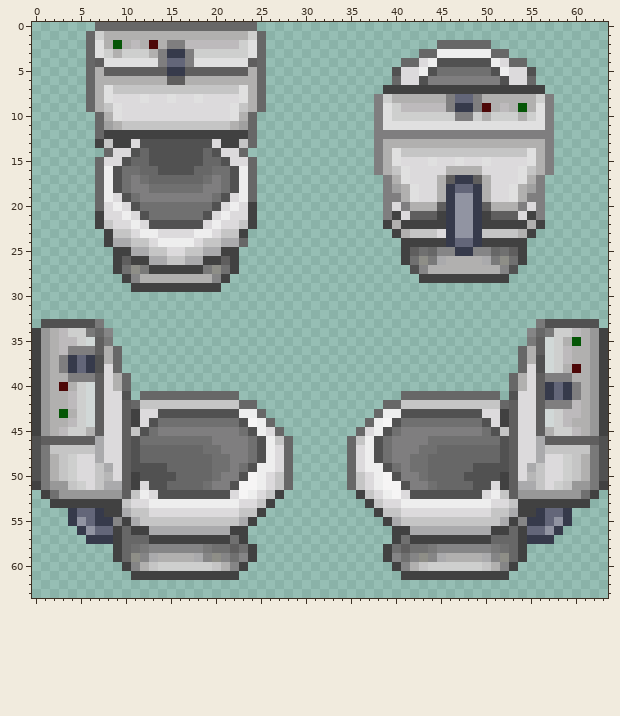
Pixel-art sprite, stored at Resources/Textures/Structures/Furniture/toilet.rsi/disposal-charging.png. Above, as it was before the edit.
The file is 64x64 pixels. Colours within 5 levels of each other are drawn and written as one.
After:
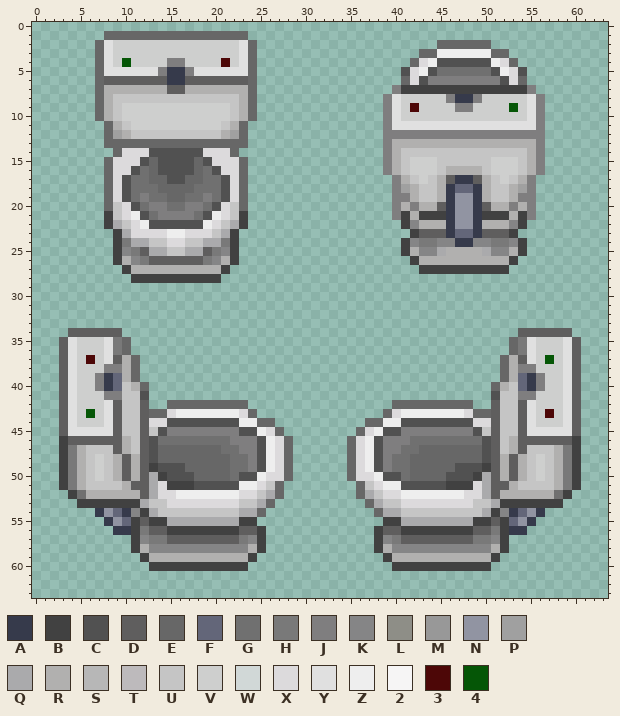
Palette (. is transparent): A #363a4b  B #414141  C #515151  D #5f5e5e  E #676767  F #636679  G #707070  H #797979  J #7f7e7f  K #858586  L #8e8e87  M #989898  N #9194a2  P #a0a0a0  Q #aaaaac  R #b1b0af  S #b7b7b7  T #bdbabc  U #c5c5c5  V #cecfce  W #d1d8d7  X #dcdadc  Y #e0e0e0  Z #eeeeee  2 #f6f5f5  3 #4d0707  4 #055606
Changes in this commit:
Changed rows in their new state; - is an unchanged pixel.
first column x 6:
 0 -..................---------------------------------
 1 ..EEEEEEEEEEEEEEEE..--------------------------------
 2 .EYVVVVVVVVVVVVVVYE.--------------------------------
 3 .EYV---VVVVV-----YE.--------------------------------
 4 .E-V4VVVVJJVVVV3V-E.---------------.------------.---
 5 .EYYYYYYJ--JYYYYYYE.--------------.C------------C.--
 6 .EDDDDDDDAADDDDDDDE.--------------.E------------E.--
 7 .ERRRRRRRDDRRRRRRRE.-------------.J--------------J.-
 8 .ERUUUUUUUUUUUUUURE.------------.JYVVVVV-AA-VVVVVYJ.
 9 .ERUVVVVVVVVVVVVURE.------------.JYV3VVVVJJVVVV4VYJ.
10 ---UVVVVVVVVVVVVU---------------.JY------VV-V---VYJ.
11 -.E--VVVVVVVVVV--E.-------------.J----------------J.
12 -.EPRUUUUUUUUUURPE.-------------.------------------.
13 -.EEEEEEEEEEEEEEEE.-------------.J----------------J.
14 --.E-XX------XX-E.--------------.JR--------------RJ.
15 -.E-XXCE----ECXX-E.-------------.JRUVVVUUUUUUVVVURJ.
16 -.EXXCG------GCXXE.-------------.JRUVVVU----UVVVURJ.
17 -.EXCG---CC---GCXE.--------------.JRUVU------UVURJ.-
18 -.EXCGG-EEEE-GGCXE.--------------.JPRUU------UURPJ.-
19 -.E----GGEEGG----E.--------------.-JRUU------UURJ-.-
20 -.EU---JJ--JJ---UE.--------------.JRJ----------JRJ.-
21 -.BUXZ--JJJJ--ZXUB.--------------.JBRBB------BBRBJ.-
22 -.BQUXZ------ZXUQB.--------------..-KRRR----RRRK-..-
23 --.BQ-XX-ZZ-XXUQB.----------------..BDDD-FF-DDDB..--
24 --.BHQQUUXXUUQQHB.------------------KHHKKAAKKHHK----
25 ----KHDQQUUQQDHK--------------------RKKQRRRRQKKR----
26 ----RKHDDDDDDHKR-------------------.BRRR----RRRB.---
27 ---.BRRRRRRRRRRB.-------------------.BBBBBBBBBB.----
28 ----.BBBBBBBBBB.---------------------..........-----
29 -----..........-------------------------------------
first column x 0:
33 -.......------------------------------------------------.......-
34 ....DDDDDD--------------------------------------------DDDDDD....
35 ...DY-VVYHE------------------------------------------EHYVV-YD...
36 ...DYVVVYHE------------------------------------------EHYVV-YD...
37 ...DYV3VYDRE----------------------------------------ERDYV4-YD...
38 ...DYVVVJJRE----------------------------------------ERJJVV-YD...
39 ...DYVVJAFRE----------------------------------------ERFAJVVYD...
40 ...DY-VJAFURE--------------------------------------ERUFAJVVYD...
41 ...DY-VVJJUUC..........------------------..........CUUJJVVVYD...
42 ...DY-VVYDUUD..EEEEEEEE-.--------------.-EEEEEEEE..DUUDYVVVYD...
43 ...DY-4VYDUUDEEXZZZZZZZXE.------------.EXZZZZZZZXEEDUUDYV3-YD...
44 ...DY-VVYDUUDXXCCCCCCCCZZE------------EZZCCCCCCCCXXDUUDYVV-YD...
45 ...DYYYYYDU-DUC--------C----------------C--------CUD-UDYYYYYD...
46 ...B---DDDRUDC------GG--J--X--------X--J--GG------CDURDDD---B...
47 ...BHR-UUDRUDC-----EEGG-J--------------J-GGEE-----CDURDUU-RHB...
48 ...BHRUVUR-RDC------EEGGJ--------------JGGEE------CDR-RUVURHB...
49 ...BHRUVUR-RDB-CC---EEG-JC------------CJ-GEE---CC-BDR-RUVURHB...
50 ...BHRUVUR-RDQB-CC--EEG-C--X--------X--C-GEE--CC-BQDR-RUVURHB...
51 ...BHRU-UURDDQXBBBCCCC-ZZXUE.------.EUXZZ-CCCCBBBXQDDRUU-URHB...
52 -...BGRRRRRRDQXXZZZZZZZXXUQE--------EQUXXZZZZZZZXXQDRRRRRRGB...-
53 --...-----BBQUUXXXXXXXXUUQE----------EQUUXXXXXXXXUUQBB-----...--
54 ----...-NFAKBQUUUUUUUUUQQE------------EQQUUUUUUUUUQBKAFN-...----
55 ----....-NFBDBBQQQQQQQQB----------------BQQQQQQQQBBDBFN-....----
56 -----....AA-HDDBBBBBBB-DDB------------BDD-BBBBBBBDDH-AA....-----
57 ------.....BKHHDDDDDDDDHKB------------BKHDDDDDDDDHHKB.....------
58 ---------..BR------KKKKKRB------------BRKKKKK------RB..---------
59 ---------...BR----RRRRRR----------------RRRRRR----RB...---------
60 ----------...BBBBBBBBBB------------------BBBBBBBBBB...----------
61 -----------............------------------............-----------
Boxes around the changes in both pictures, in picture pixels (x1, y1, x2, y2):
changed: (86, 22, 266, 292)
changed: (374, 58, 554, 283)
changed: (32, 319, 293, 580)
changed: (347, 319, 608, 580)
